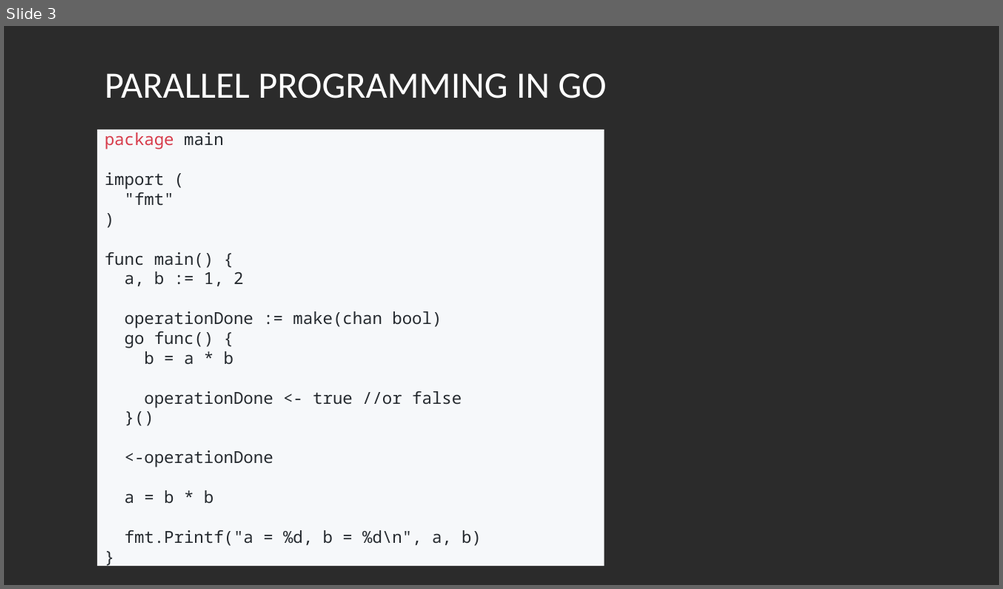
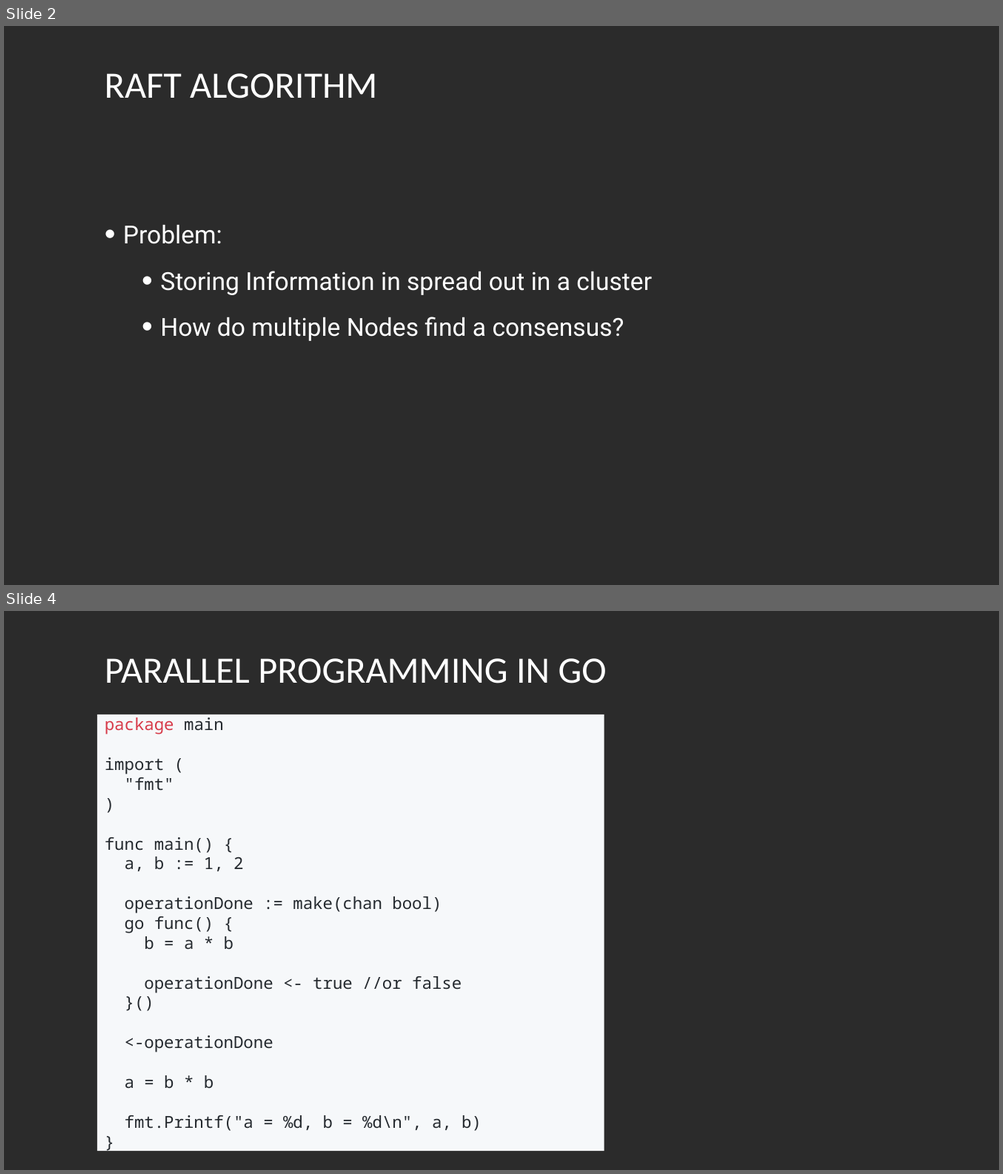
Before and after one commit to LukasKiederle/seminar-compare-go, a slide deck: Comparing Raft algorithm in go and Python.pptx. Shown one above the other, each under a label of ours: slide 3 before the commit, slides 2 and 4 after it; the slides between them are not shown. The pictures are 1003x589 and 1003x1174 pixels, drawn with LibreOffice and Linux fonts; fonts in the diff are those of the drawing; background and template pictures are left out; a plain dark background stands for a picture behind light text. Boxes give left, top, right and bottom in pixels: in the first picture for what was removed or moved away, otherwise in the second. Text is boxed around its words. In the diff, an @@ line names an element or a change of style, - is before the commit and + after.

```diff
--- a/Comparing Raft algorithm in go and Python.pptx
+++ b/Comparing Raft algorithm in go and Python.pptx
@@ slide 2 added at [4, 26, 999, 585], background picture (left out) @@
@@ text added at [105, 73, 377, 99], 36 pt, text #FFFFFF @@
+RAFT ALGORITHM
@@ text added at [123, 224, 652, 341], 24 pt, text #FFFFFF @@
+• Problem:
+  • Storing Information in spread out in a cluster
+  • How do multiple Nodes find a consensus?
@@ what was slide 3 is now slide 4 @@
```
Also in this commit, not shown: 4 slides changed, 2 other slides added, 1 other file.
